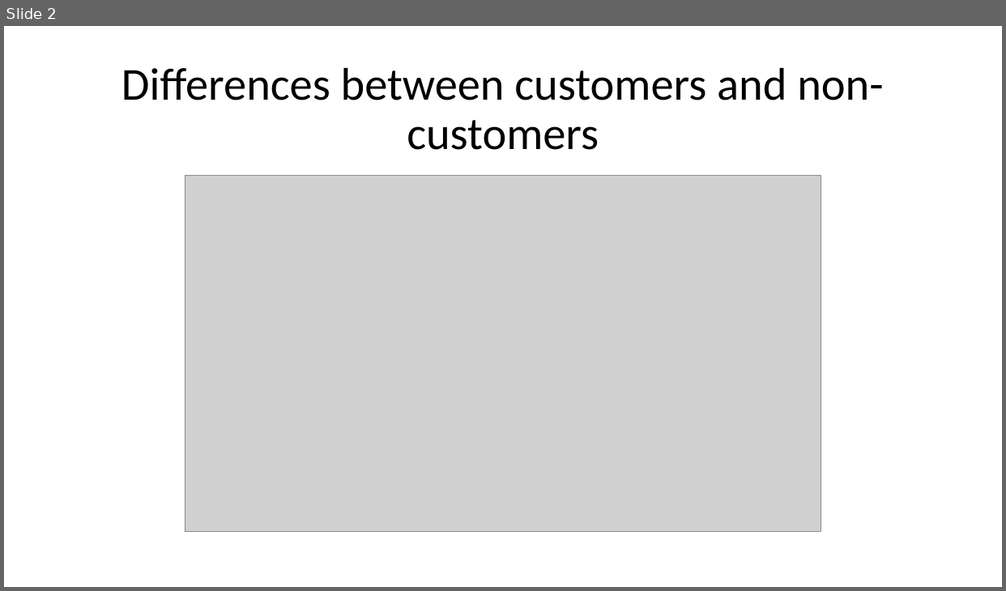
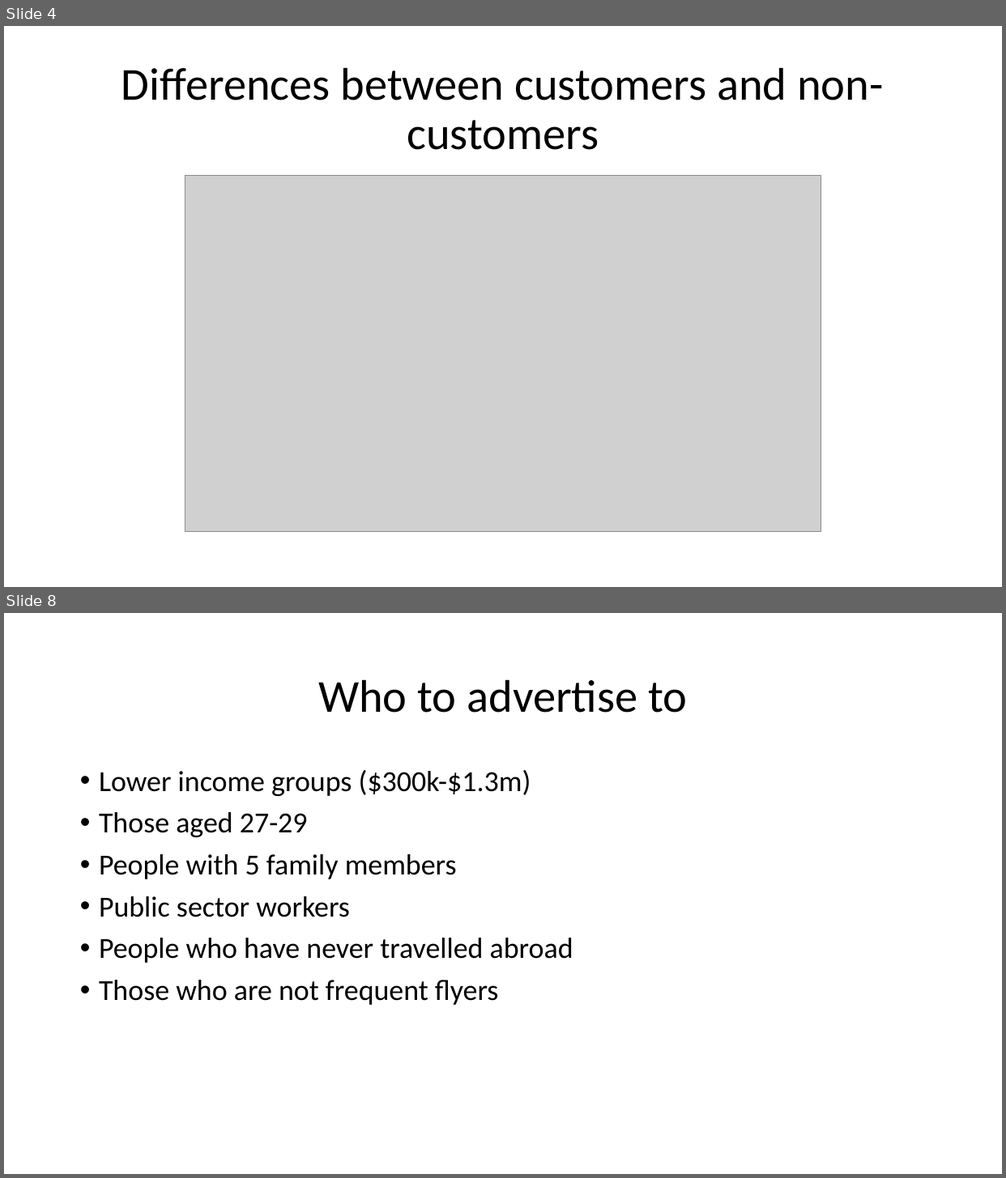
Before and after one commit to SL477/Travel_Insurance_habits, a slide deck: Travel Insurance Customers Travel Habits.pptx. Shown one above the other, each under a label of ours: slide 2 before the commit, slides 4 and 8 after it; the slides between them are not shown. The pictures are 1006x591 and 1006x1178 pixels, drawn with LibreOffice and Linux fonts; fonts in the diff are those of the drawing; grey boxes stand for pictures. Boxes give left, top, right and bottom in pixels: in the first picture for what was removed or moved away, otherwise in the second. Text is boxed around its words. In the diff, an @@ line names an element or a change of style, - is before the commit and + after.

```diff
--- a/Travel Insurance Customers Travel Habits.pptx
+++ b/Travel Insurance Customers Travel Habits.pptx
@@ slide 8 added at bbox=[4, 613, 1002, 1174], background #FFFFFF @@
@@ title added at bbox=[318, 679, 687, 713], 44 pt, text #000000 @@
+Who to advertise to
@@ text added at bbox=[99, 770, 573, 1005], 28 pt, text #000000 @@
+• Lower income groups ($300k-$1.3m)
+• Those aged 27-29
+• People with 5 family members
+• Public sector workers
+• People who have never travelled abroad
+• Those who are not frequent flyers
@@ what was slide 2 is now slide 4 @@
```
Also in this commit, not shown: 1 slide changed, 5 other slides added, 8 other files.
